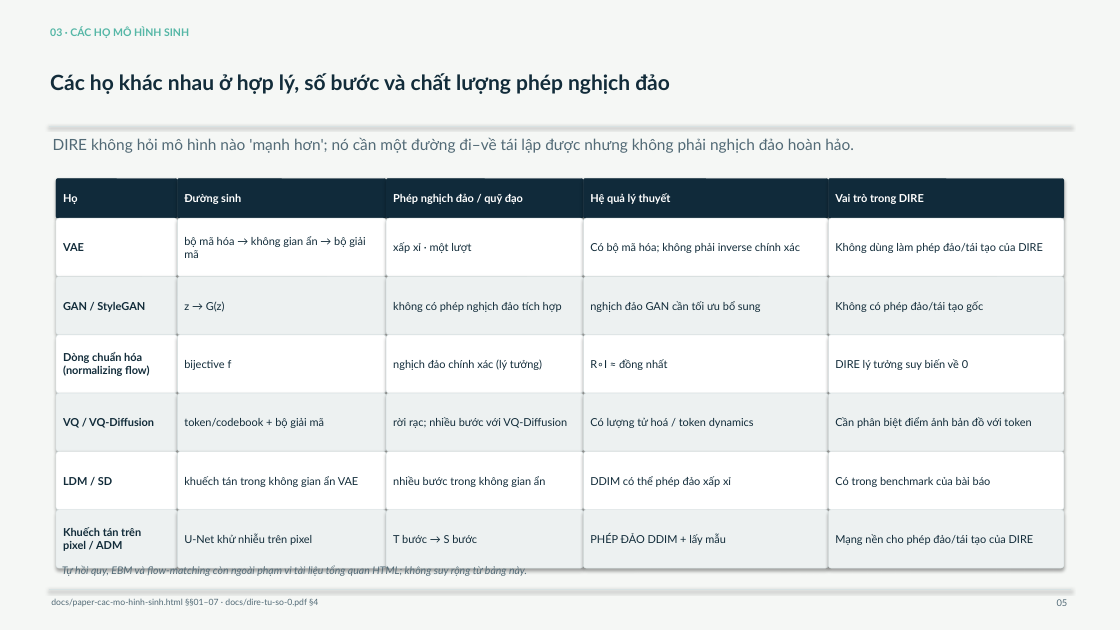
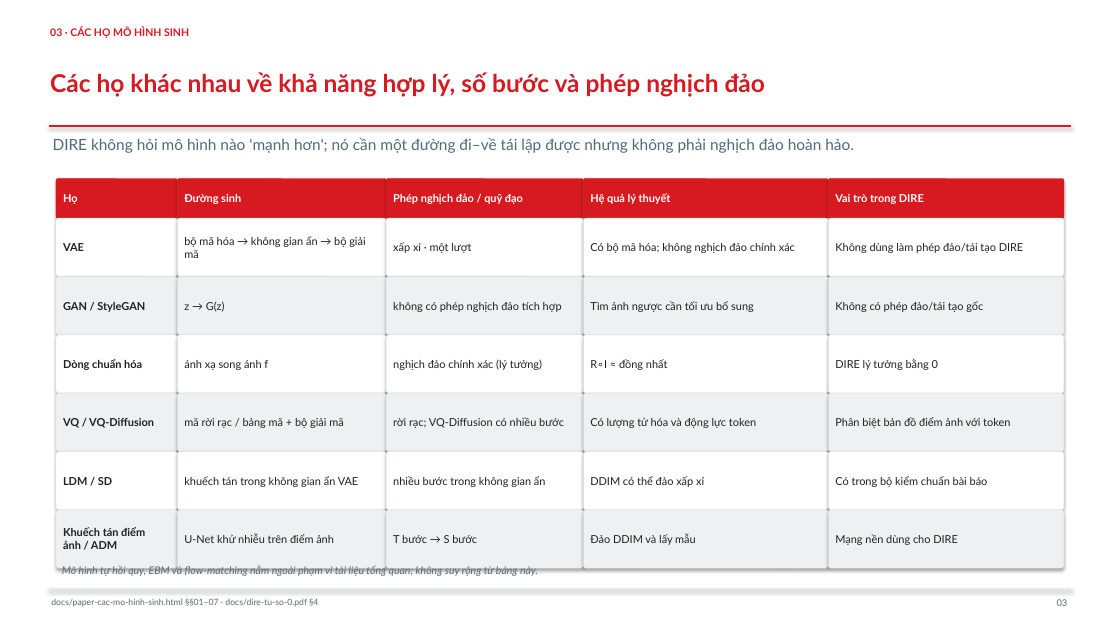
Before and after one commit to jackboom2510/dire-modal, a slide deck: slide 3 of platforms/site/dire-research-complete.pptx (slide 5 before the commit). Drawn at 1120x630 pixels with LibreOffice and Linux fonts; fonts in the diff are those of the drawing. Boxes give left, top, right and bottom in pixels: in the first picture for what was removed or moved away, otherwise in the second. Text is boxed around its words. In the diff, an @@ line names an element or a change of style, - is before the commit and + after.

Commit message:
Update DIRE research deck presentation

```diff
--- a/platforms/site/dire-research-complete.pptx
+++ b/platforms/site/dire-research-complete.pptx
@@ background #F5F7F5 to #FFFFFF @@
@@ text "03 · CÁC HỌ MÔ ..." at <box>50,27,189,38</box>: text colour #55B7A6 to #D71920 @@
@@ text at <box>50,72,765,97</box>: text changed; size 18 to 21 pt; text colour #122C3A to #D71920 @@
-Các họ khác nhau ở hợp lý, số bước và chất lượng phép nghịch đảo
+Các họ khác nhau về khả năng hợp lý, số bước và phép nghịch đảo
@@ line (49, 126) - (1071, 126): stroke #D8E2E3 0.8 pt to #D71920 1 pt @@
@@ fill #102A3A to #D71920; outline #102A3A 0.25 pt to #D71920 0.25 pt in 5 elements at <box>177,178,386,218</box>, <box>386,178,584,218</box>, <box>583,178,828,218</box>, <box>828,178,1065,218</box>, <box>56,178,177,218</box> @@
@@ text at <box>590,243,795,253</box>: text changed; text colour #122C3A to #202124 @@
-Có bộ mã hóa; không phải inverse chính xác
+Có bộ mã hóa; không nghịch đảo chính xác
@@ text at <box>835,243,1024,253</box>: text changed; text colour #122C3A to #202124 @@
-Không dùng làm phép đảo/tái tạo của DIRE
+Không dùng làm phép đảo/tái tạo DIRE
@@ text at <box>590,301,754,312</box>: text changed; text colour #122C3A to #202124 @@
-nghịch đảo GAN cần tối ưu bổ sung
+Tìm ảnh ngược cần tối ưu bổ sung
@@ text at <box>63,359,142,370</box>: text changed; text colour #122C3A to #202124 @@
-Dòng chuẩn hóa (normalizing flow)
+Dòng chuẩn hóa
@@ text at <box>835,359,938,370</box>: text changed; text colour #122C3A to #202124 @@
-DIRE lý tưởng suy biến về 0
+DIRE lý tưởng bằng 0
@@ text at <box>184,360,268,370</box>: text changed; text colour #122C3A to #202124 @@
-bijective f
+ánh xạ song ánh f
@@ text at <box>184,418,343,428</box>: text changed; text colour #122C3A to #202124 @@
-token/codebook + bộ giải mã
+mã rời rạc / bảng mã + bộ giải mã
@@ text at <box>393,417,564,428</box>: text changed; text colour #122C3A to #202124 @@
-rời rạc; nhiều bước với VQ-Diffusion
+rời rạc; VQ-Diffusion có nhiều bước
@@ text at <box>590,418,756,428</box>: text changed; text colour #122C3A to #202124 @@
-Có lượng tử hoá / token dynamics
+Có lượng tử hóa và động lực token
@@ text at <box>835,417,1010,428</box>: text changed; text colour #122C3A to #202124 @@
-Cần phân biệt điểm ảnh bản đồ với token
+Phân biệt bản đồ điểm ảnh với token
@@ text at <box>590,476,704,487</box>: text changed; text colour #122C3A to #202124 @@
-DDIM có thể phép đảo xấp xỉ
+DDIM có thể đảo xấp xỉ
@@ text at <box>835,476,988,487</box>: text changed; text colour #122C3A to #202124 @@
-Có trong benchmark của bài báo
+Có trong bộ kiểm chuẩn bài báo
@@ text at <box>63,527,145,549</box>: text changed; text colour #122C3A to #202124 @@
-Khuếch tán trên pixel / ADM
+Khuếch tán điểm ảnh / ADM
@@ text at <box>184,534,334,543</box>: text changed; text colour #122C3A to #202124 @@
-U-Net khử nhiễu trên pixel
+U-Net khử nhiễu trên điểm ảnh
@@ text colour #122C3A to #202124 in 14 elements at <box>63,243,84,251</box>, <box>184,236,365,258</box>, <box>393,242,471,253</box>, <box>63,302,145,312</box>, <box>184,301,225,312</box>, <box>393,302,562,312</box>, <box>835,301,983,312</box>, <box>393,359,542,370</box>, <box>590,359,667,370</box>, <box>63,418,154,428</box>, <box>63,477,112,485</box>, <box>184,476,359,487</box>, <box>393,476,546,487</box>, <box>393,535,477,543</box> @@
@@ text at <box>590,534,696,545</box>: text changed; text colour #122C3A to #202124 @@
-PHÉP ĐẢO DDIM + lấy mẫu
+Đảo DDIM và lấy mẫu
@@ text at <box>835,534,958,545</box>: text changed; text colour #122C3A to #202124 @@
-Mạng nền cho phép đảo/tái tạo của DIRE
+Mạng nền dùng cho DIRE
@@ text at <box>62,565,538,577</box>: text changed @@
-Tự hồi quy, EBM và flow-matching còn ngoài phạm vi tài liệu tổng quan HTML; không suy rộng từ bảng này.
+Mô hình tự hồi quy, EBM và flow-matching nằm ngoài phạm vi tài liệu tổng quan; không suy rộng từ bảng này.
```
Also in this commit, not shown: 47 other slides changed, 6 slides added, 11 slides removed, 4 other files.
